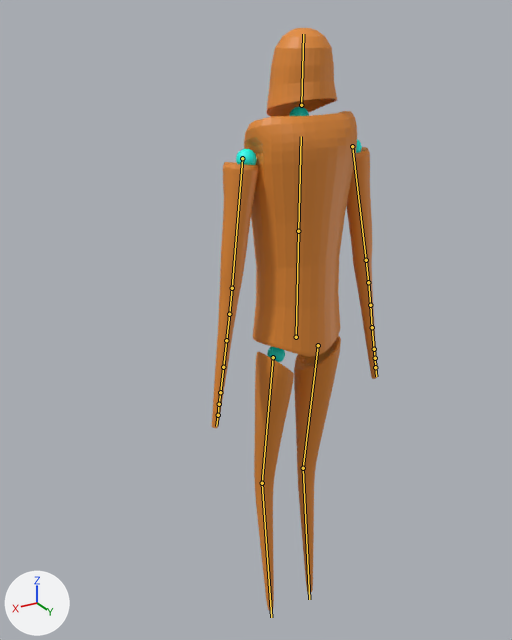
Two versions of the Blender file demo_game/Character.blend, one commit apart.
The view is the same before and after, from a 50 mm camera at (4.62, 6.71, 8.03) aimed at (-0.1, -1.15, 4.1). The axes (+X, +Y, +Z) are drawn at lower left. The lights are the same throughout. Both versions are drawn at frame 1 of the action 'Jump_animation'; the numbers are the values there. The bones that bend it are drawn over the model as lines.

Objects in the first picture: 'Corpo_mesh'.
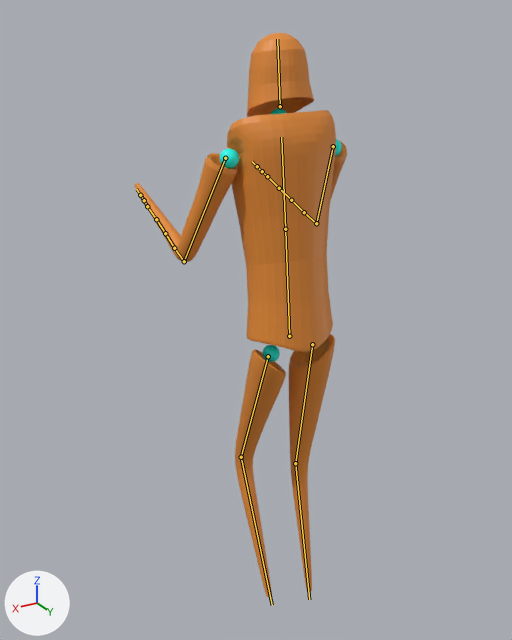
ob_controlla_palle_down is not drawn itself; it is the parent of ob_sferagamba_l, ob_sferagamba_r.
ob_controlla_palle_up is not drawn itself; it is the parent of ob_sferacollo, ob_sferaascella_l, ob_sferaascella_r.

Scene script edits in JSON lines:
```json
{"block": "bone_pancia", "where": "bone_pancia = bpy.data.objects['Armature'].pose.bones['Pancia']"}
{"op": "set", "path": "bone_pancia.location", "old": "(0.0, -0.06, 0.0)", "new": "(0.0, -0.1, 0.14)"}
{"op": "set", "path": "bone_pancia.rotation_quaternion", "old": "(1.0, 0.0, 0.0, 0.0)", "new": "(0.999, 0.052, 0.0, 0.0)", "note": "degrees (0, 0, 0) -> degrees (6, 0, 0)"}
{"block": "bone_mano_ik_r", "where": "bone_mano_ik_r = bpy.data.objects['Armature'].pose.bones['Mano_IK.R']"}
{"op": "set", "path": "bone_mano_ik_r.location", "old": "(0.16, -1.34, 2.36)", "new": "(-1.49, -0.54, 1.9)"}
{"block": "bone_mano_ik_l", "where": "bone_mano_ik_l = bpy.data.objects['Armature'].pose.bones['Mano_IK.L']"}
{"op": "set", "path": "bone_mano_ik_l.location", "old": "(-0.16, -1.34, 2.36)", "new": "(1.19, -0.61, 1.93)"}
{"block": "bone_piede_ik_l", "where": "bone_piede_ik_l = bpy.data.objects['Armature'].pose.bones['Piede_IK.L']"}
{"op": "set", "path": "bone_piede_ik_l.location", "old": "(0.0, 0.0, -0.02)", "new": "(0.0, 0.0, 0.21)"}
```

Boxes (x1, y1, x2, y2) around the edits, measured in the pictures (512 x 640 px):
```json
{"object": "Corpo_mesh", "change": "posed", "before": [212, 28, 377, 611], "after": [135, 33, 347, 597], "on screen": "28% wider"}
{"object": "SferaAscella.L", "change": "posed", "before": [236, 149, 257, 165], "after": [219, 149, 239, 169]}
{"object": "SferaGamba.L", "change": "posed", "before": [267, 346, 285, 362], "after": [262, 345, 280, 362]}
{"object": "SferaCollo", "change": "posed", "before": [289, 106, 309, 116], "after": [270, 108, 287, 114]}
{"object": "SferaAscella.R", "change": "posed", "before": [356, 139, 362, 153], "after": [335, 139, 342, 156]}
{"bone": "Pancia", "before": "(296, 337) to (298, 231)", "after": "(289, 336) to (285, 229)"}
```
